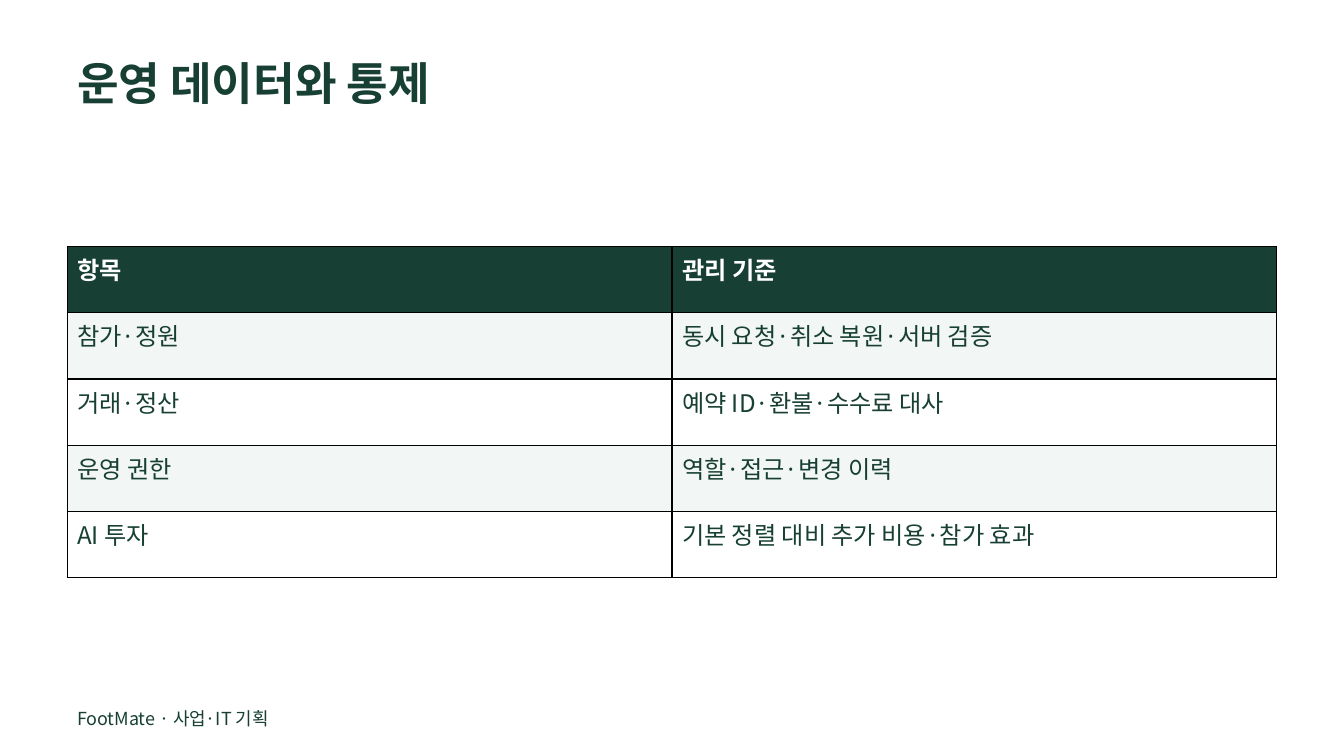
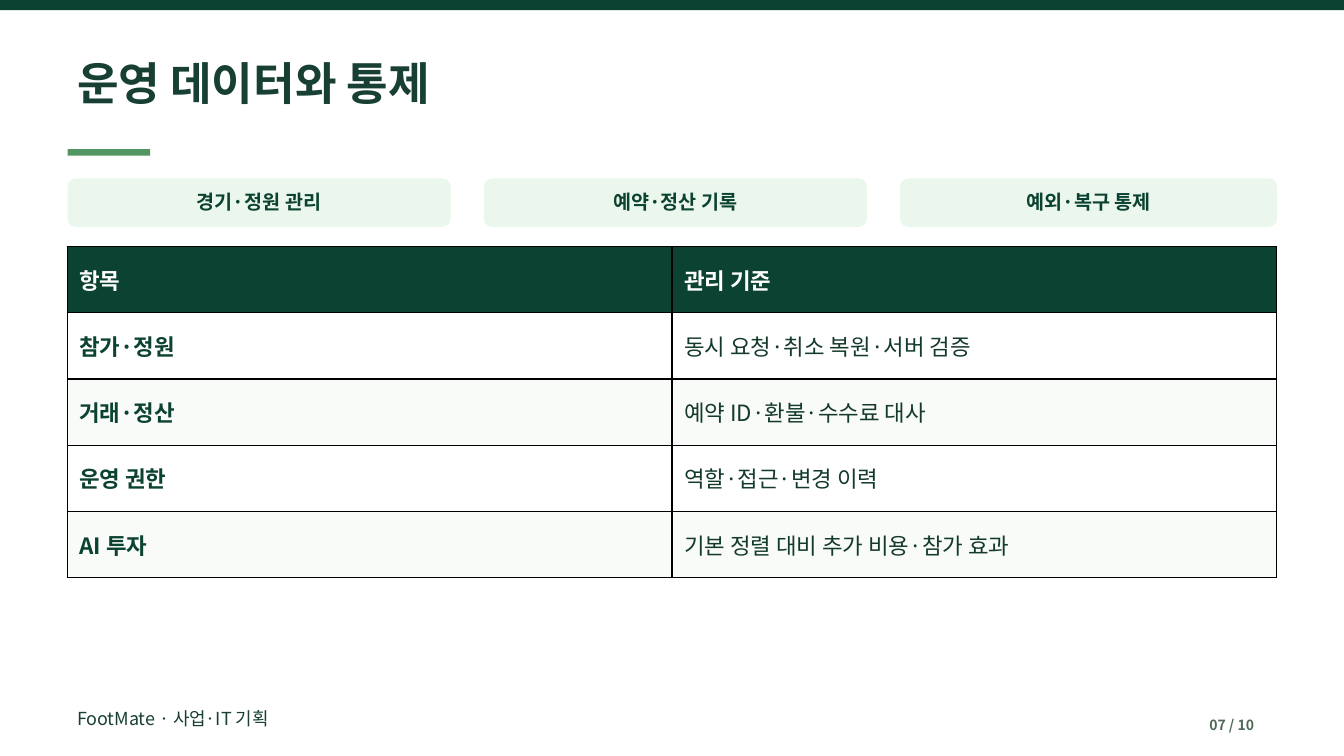
Before and after one commit to dohyunkimmm/footmate, a slide deck: slide 7 of src/case-study/downloads/footmate_report.pptx. Drawn at 1344x756 pixels with LibreOffice and Linux fonts; fonts in the diff are those of the drawing. Boxes give left, top, right and bottom in pixels: in the first picture for what was removed or moved away, otherwise in the second. Text is boxed around its words. In the diff, an @@ line names an element or a change of style, - is before the commit and + after.

```diff
--- a/src/case-study/downloads/footmate_report.pptx
+++ b/src/case-study/downloads/footmate_report.pptx
@@ rectangle added at [0, 0, 1344, 10], fill #0B4231 @@
@@ rectangle added at [68, 149, 150, 156], fill #539664 @@
@@ rounded rectangle added at [68, 178, 451, 227], fill #EBF6EC @@
@@ rounded rectangle added at [484, 178, 867, 227], fill #EBF6EC @@
@@ rounded rectangle added at [900, 178, 1277, 227], fill #EBF6EC @@
@@ text added at [197, 192, 321, 211], 14 pt, text #0B4231, bold @@
+경기·정원 관리
@@ text added at [613, 192, 737, 211], 14 pt, text #0B4231, bold @@
+예약·정산 기록
@@ text added at [1026, 192, 1151, 211], 14 pt, text #0B4231, bold @@
+예외·복구 통제
@@ table at [68, 247, 1277, 578] @@
@@ fill #173F33 to #0B4231 in row 1 @@
@@ fill #F2F6F4 to #FFFFFF in 4 cells @@
@@ fill #FFFFFF to #F8FBF8 in 4 cells @@
@@ size 17.2 to 16 pt @@
@@ text colour #173F33 to #0B4231, bold on in "참가·정원", "거래·정산", "운영 권한", "AI 투자" @@
@@ text colour #173F33 to #143A2A in "동시 요청·취소 복원·서버 검증", "예약 ID·환불·수수료 대사", "역할·접근·변경 이력", "기본 정렬 대비 추가 비용·참가 효과" @@
@@ text added at [1209, 719, 1254, 730], 10 pt, text #4F6958, bold @@
+07 / 10
```
Also in this commit, not shown: 9 other slides changed, 7 other files.
